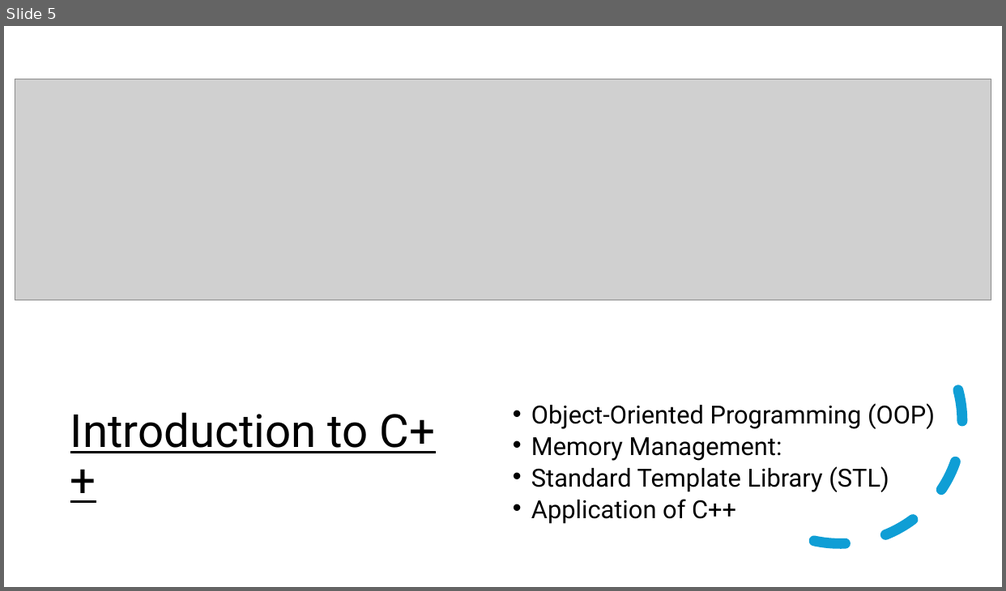
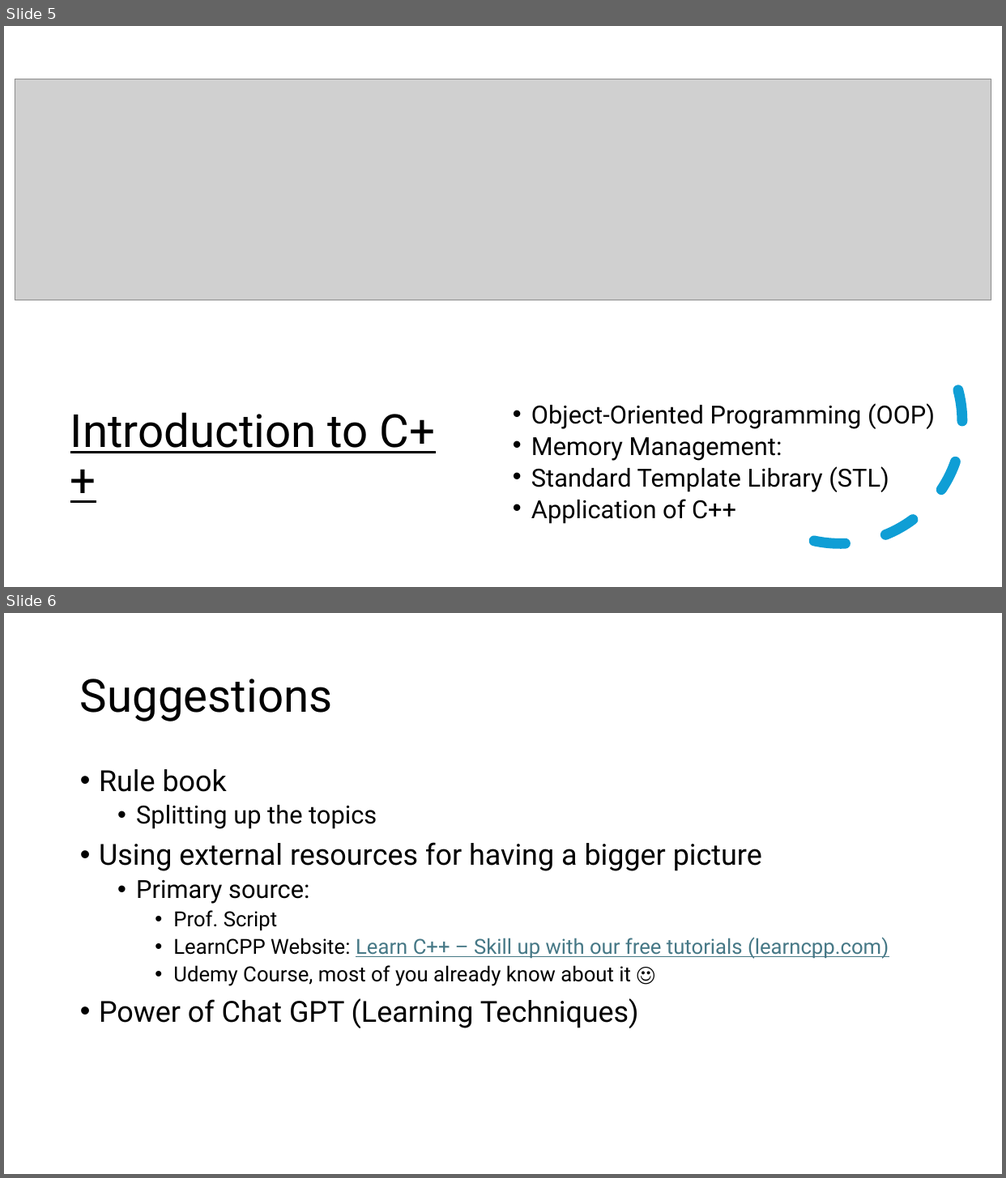
Before and after one commit to muazzamaqeel/Unversity-ComputerScience, a slide deck: C++/Tutoring/Lectures/WS-24/Introduction.pptx. Shown one above the other, each under a label of ours: slide 5 before the commit, slides 5 and 6 after it. The pictures are 1006x591 and 1006x1178 pixels, drawn with LibreOffice and Linux fonts; fonts in the diff are those of the drawing; grey boxes stand for pictures. Boxes give left, top, right and bottom in pixels: in the first picture for what was removed or moved away, otherwise in the second. Text is boxed around its words. In the diff, an @@ line names an element or a change of style, - is before the commit and + after.

```diff
--- a/C++/Tutoring/Lectures/WS-24/Introduction.pptx
+++ b/C++/Tutoring/Lectures/WS-24/Introduction.pptx
@@ slide 6 added at (4,613,1002,1174), background #FFFFFF @@
@@ title added at (80,679,333,722), 44 pt, text #000000 @@
+Suggestions
@@ text added at (99,769,889,1029), 20 pt, text #000000 @@
+• Rule book
+  • Splitting up the topics
+• Using external resources for having a bigger picture
+  • Primary source:
+    • Prof. Script
+    • LearnCPP Website: Learn C++ – Skill up with our free tutorials (learncpp.com)
+    • Udemy Course, most of you already know about it ☺
+• Power of Chat GPT (Learning Techniques)
```
Also in this commit, not shown: 4 other slides added, 1 slide removed, 16 other files.
